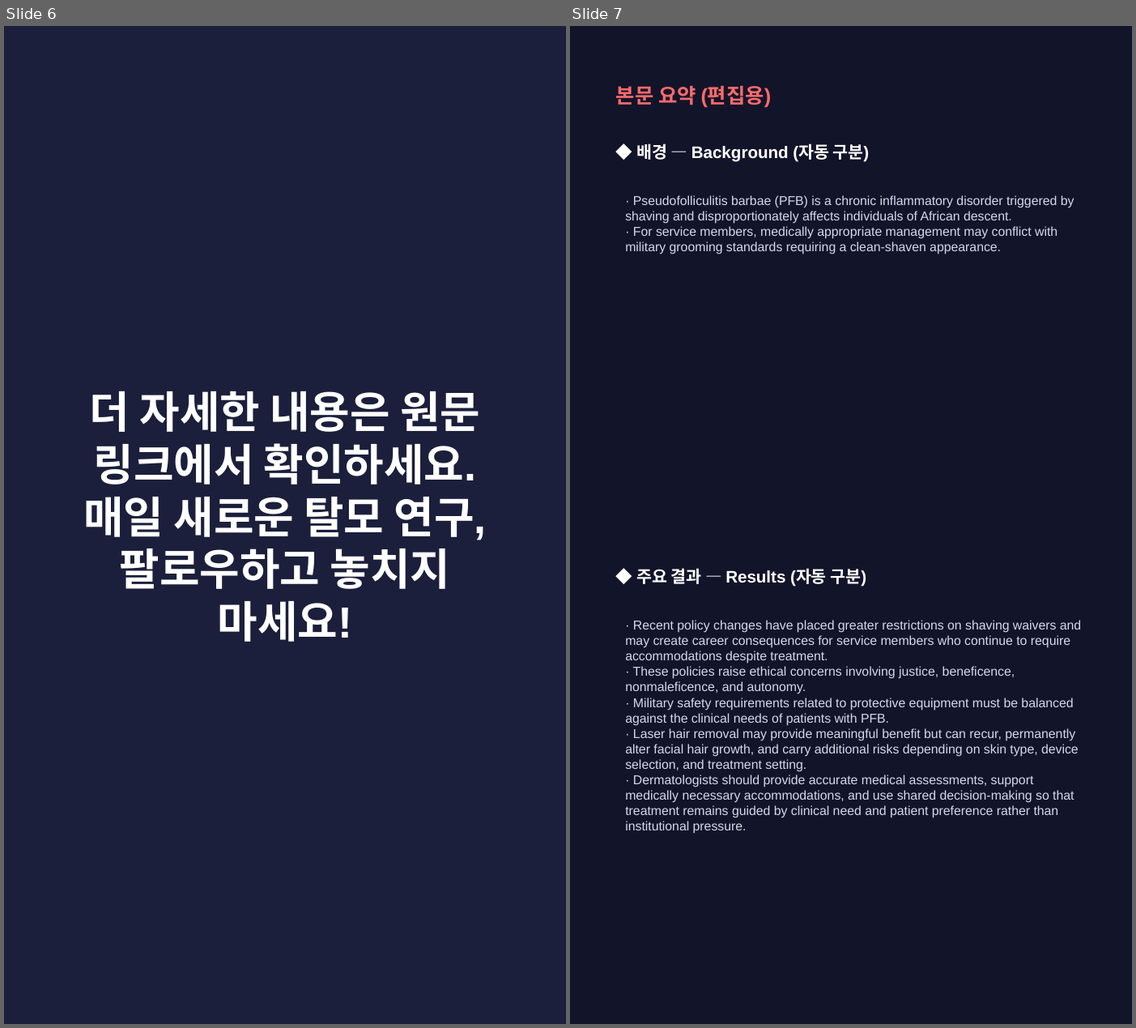
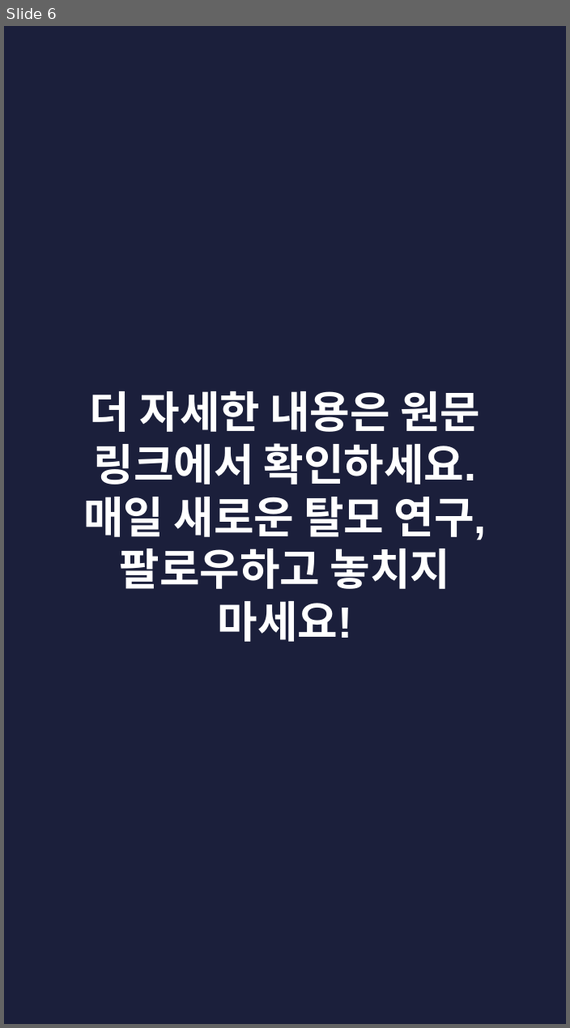
Before and after one commit to hyokang2010-BJ-ANTH/product-builder-test, a slide deck: pwa/data/latest/slides.pptx. Shown side by side, each under a label of ours: slides 6 and 7 before the commit, slide 6 after it. The pictures are 1136x1028 and 570x1028 pixels, drawn with LibreOffice and Linux fonts; fonts in the diff are those of the drawing. Boxes give left, top, right and bottom in pixels: in the first picture for what was removed or moved away, otherwise in the second. Text is boxed around its words. In the diff, an @@ line names an element or a change of style, - is before the commit and + after.

```diff
--- a/pwa/data/latest/slides.pptx
+++ b/pwa/data/latest/slides.pptx
@@ slide 7 removed at [570,26,1132,1024], background #12142A @@
@@ text removed at [616,85,772,108] @@
-본문 요약 (편집용)
@@ text removed at [636,143,870,162] @@
-◆ 배경 — Background (자동 구분)
@@ text removed at [625,195,1075,254] @@
-· Pseudofolliculitis barbae (PFB) is a chronic inflammatory disorder triggered by shaving and disproportionately affects individuals of African descent.
-· For service members, medically appropriate management may conflict with military grooming standards requiring a clean-shaven appearance.
@@ text removed at [636,568,867,587] @@
-◆ 주요 결과 — Results (자동 구분)
@@ text removed at [625,620,1081,834] @@
-· Recent policy changes have placed greater restrictions on shaving waivers and may create career consequences for service members who continue to require accommodations despite treatment.
-· These policies raise ethical concerns involving justice, beneficence, nonmaleficence, and autonomy.
-· Military safety requirements related to protective equipment must be balanced against the clinical needs of patients with PFB.
-· Laser hair removal may provide meaningful benefit but can recur, permanently alter facial hair growth, and carry additional risks depending on skin type, device selection, and treatment setting.
-· Dermatologists should provide accurate medical assessments, support medically necessary accommodations, and use shared decision-making so that treatment remains guided by clinical need and patient preference rather than institutional pressure.
```
Also in this commit, not shown: 2 slides changed, 6 slides added, 3 other slides removed, 26 other files.
